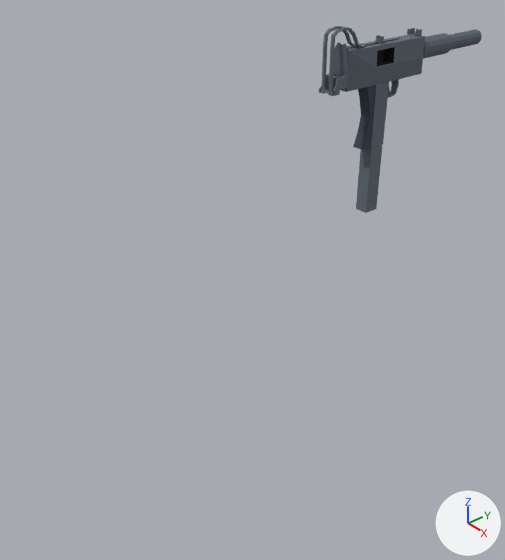
Two versions of the Blender file Art/3D/Blender/m15.blend, one commit apart.
One viewpoint serves both versions: a camera (50 mm lens) standing at (3.13, -3.69, 1.63) and looking at (-0.05, -1.07, -0.74). Every picture has the same lights, and +X, +Y and +Z are marked at lower right. The first picture is the older version.

Before the edit, the objects in view are built like this:
```python
me_mesh_0 = bpy.data.meshes.new('Mesh_0')
me_mesh_0.from_pydata(...)  # 260 vertices, 130 faces; spans x -0.05..0.05, y -0.15..0.197, z -0.062..0.381
me_mesh_0.materials.append(mat_material_0)
me_mesh_5 = bpy.data.meshes.new('Mesh_5')
me_mesh_5.from_pydata(...)  # 48 vertices, 24 faces; spans x -0.05..0.05, y -0.056..0.056, z -0.188..0.75
me_mesh_5.materials.append(mat_material_0)
me_mesh_7 = bpy.data.meshes.new('Mesh_7')
me_mesh_7.from_pydata(...)  # 1088 vertices, 520 faces; spans x -0.044..0.044, y -0.017..0.291, z -0.01..0.39
me_mesh_7.materials.append(mat_material_0)
ob_griphandle = bpy.data.objects.new('GripHandle', me_mesh_0)
ob_griphandle.location = (0.0, -0.025, 0.062)
ob_mags = bpy.data.objects.new('Mags', me_mesh_5)
ob_mags.parent = ob_magazine
ob_mags.location = (0.0, 0.0, 0.0)
ob_stockp2 = bpy.data.objects.new('Stockp2', me_mesh_7)
ob_stockp2.location = (-0.011, -0.483, 0.441)
ob_stockp2.rotation_euler = (0.0, -0.0253, 0.0)  # degrees (0, -1.4, 0)
# also in view: 'Suppressor' at (-0.02, 0.72, 0.59); 'cylinder' at (-0.01, 0.06, 0.58)
```
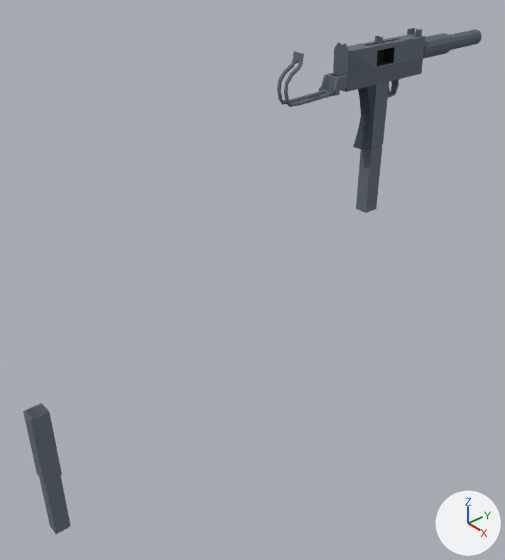
Edits to the bpy script that builds the scene:
```text
Change ob_stockp2:
    ob_stockp2.rotation_euler: (0.0, -0.0253, 0.0) -> (1.608, 0.000426, -0.0116)  # degrees (0, -1.4, 0) -> degrees (92, 0, -0.7)
Add ob_mags_001:
    ob_mags_001 = bpy.data.objects.new('Mags.001', me_mesh_5.copy())  # the mesh of ob_mags
    ob_mags_001.location = (0.0, -2.688, -1.164)
    ob_mags_001.rotation_euler = (-3.133, 0.0, 0.0)  # degrees (-180, 0, 0)
```

Boxes (x1, y1, x2, y2) around the edits, measured in the pictures (505 x 560 px):
'Mags.001', added
    after: (23, 403, 71, 534)
'Stockp2', turned
    before: (322, 26, 366, 96)
    after: (277, 51, 331, 107)
